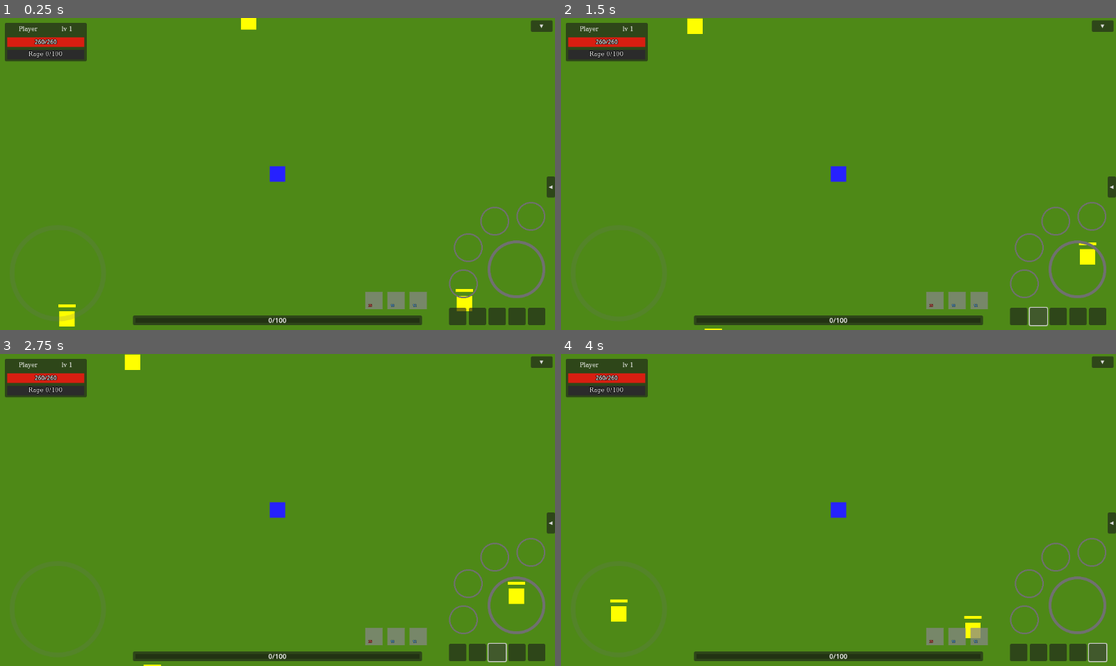
Above: before the commit, frames 1-4 (two rows, left to right).
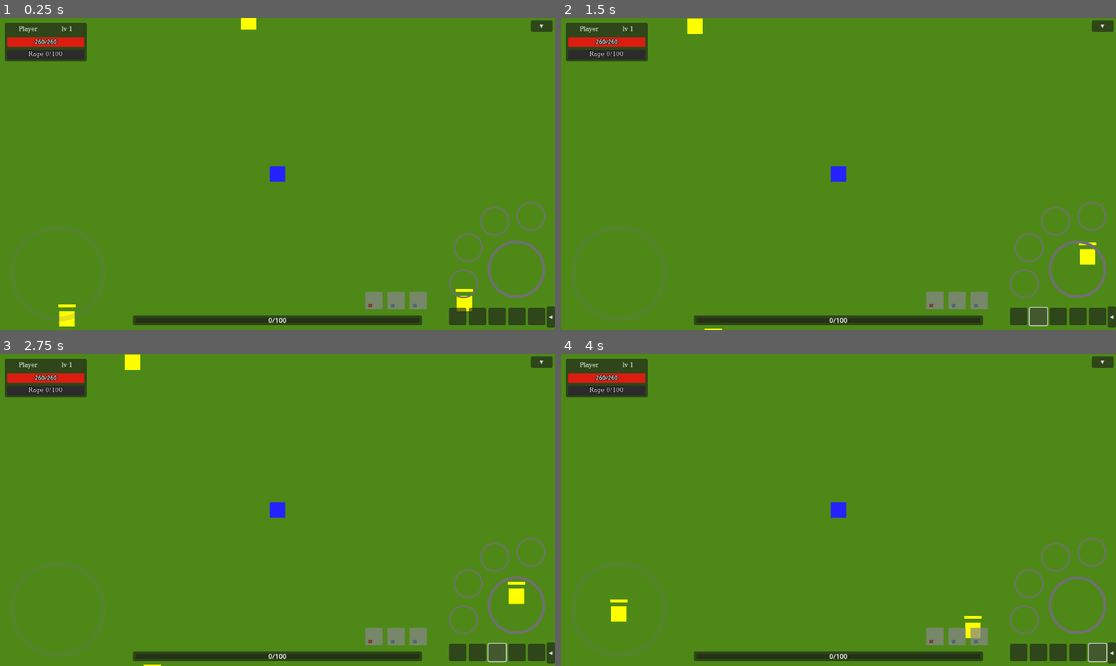
Above: after the commit, the same moments.

Repository: denisshkytko/mmo-mvp-godot
Game: Godot game, scene res://game/scenes/Main.tscn
Two runs of this game, one before a commit and one after it. Both use one fixed random seed, a clock stepped at 60 frames per second and the inputs below. This scene is started directly instead of the project's main scene. The engine's default icon, where the game draws it, is replaced by a stand-in: a white triangle on a blue panel in a dark square.
Inputs (mouse positions are in pixels of both pictures, inside the frame that each line leads up to):
- Up to frame 1 (0.25 s): no input
- Up to frame 2 (1.5 s): click (1016, 317) at 0.5 s; click (1038, 317) at 1.25 s
- Up to frame 3 (2.75 s): click (499, 653) at 2 s
- Up to frame 4 (4 s): click (1077, 653) at 2.75 s; click (1099, 653) at 3.5 s

The runs differ from the first frame. In frame 1, 0.2% of the frame differs, in the area x 98-100%, y 50-100%; in frame 2, 0.2%; in frame 3, 0.2%; in frame 4, 0.2%.

Commit message:
Adjust buffs panel positioning

Diff:
--- a/ui/game/hud/BuffsAuraHUD.tscn
+++ b/ui/game/hud/BuffsAuraHUD.tscn
@@ -25,9 +25,9 @@
 anchor_right = 1.0
 anchor_bottom = 1.0
 offset_left = -17.0
-offset_top = -319.0
+offset_top = -49.0
 offset_right = 242.0
-offset_bottom = -275.0
+offset_bottom = -5.0
 
 [node name="SlotRow" type="HBoxContainer" parent="Root/Panel"]
 custom_minimum_size = Vector2(259, 61)
@@ -64,6 +64,7 @@
 expand_mode = 1
 stretch_mode = 5
 texture = ExtResource("2_8u40u")
+mouse_filter = 2
 
 [node name="GapLarge1" type="Control" parent="Root/Panel/SlotRow"]
 custom_minimum_size = Vector2(15, 1)
@@ -89,6 +90,7 @@
 expand_mode = 1
 stretch_mode = 5
 texture = ExtResource("2_8u40u")
+mouse_filter = 2
 
 [node name="GapLarge2" type="Control" parent="Root/Panel/SlotRow"]
 custom_minimum_size = Vector2(15, 1)
@@ -126,6 +128,7 @@
 expand_mode = 1
 stretch_mode = 5
 texture = ExtResource("2_8u40u")
+mouse_filter = 2
 
 [node name="GapSmall1" type="Control" parent="Root/Panel/SlotRow"]
 custom_minimum_size = Vector2(5, 1)
@@ -162,6 +165,7 @@
 expand_mode = 1
 stretch_mode = 5
 texture = ExtResource("2_8u40u")
+mouse_filter = 2
 
 [node name="GapSmall2" type="Control" parent="Root/Panel/SlotRow"]
 custom_minimum_size = Vector2(5, 1)
@@ -198,6 +202,7 @@
 expand_mode = 1
 stretch_mode = 5
 texture = ExtResource("2_8u40u")
+mouse_filter = 2
 
 [node name="ToggleButton" type="Button" parent="Root"]
 custom_minimum_size = Vector2(17, 44)
@@ -208,8 +213,8 @@
 anchor_right = 1.0
 anchor_bottom = 1.0
 offset_left = -17.0
-offset_top = -319.0
-offset_bottom = -275.0
+offset_top = -49.0
+offset_bottom = -5.0
 grow_horizontal = 0
 grow_vertical = 0
 theme_override_font_sizes/font_size = 10
--- a/ui/game/hud/buffs_aura_hud.gd
+++ b/ui/game/hud/buffs_aura_hud.gd
@@ -5,6 +5,8 @@
 const FLYOUT_MARGIN := 8.0
 const FLYOUT_SPACING := 6.0
 const ARROW_MARGIN := 6.0
+const EXPANDED_RIGHT_OVERFLOW := 5.0
+const TOGGLE_PANEL_GAP := 1.0
 
 @export var flyout_scene: PackedScene = preload("res://ui/game/hud/buffs_aura/buff_aura_flyout.tscn")
 
@@ -98,8 +100,10 @@
 	_expanded = is_expanded
 	toggle_button.text = "▶" if _expanded else "◀"
 	var shift_x := panel.size.x - toggle_button.size.x
-	var final_panel_pos := _collapsed_panel_pos + Vector2(-shift_x, 0.0) if _expanded else _collapsed_panel_pos
-	var final_toggle_pos := _collapsed_toggle_pos + Vector2(-shift_x, 0.0) if _expanded else _collapsed_toggle_pos
+	var final_panel_pos := _collapsed_panel_pos + Vector2(-shift_x + EXPANDED_RIGHT_OVERFLOW, 0.0) if _expanded else _collapsed_panel_pos
+	var final_toggle_pos := _collapsed_toggle_pos
+	if _expanded:
+		final_toggle_pos = Vector2(final_panel_pos.x - toggle_button.size.x - TOGGLE_PANEL_GAP, _collapsed_toggle_pos.y)
 	if _expanded:
 		panel.visible = true
 	if immediate:
